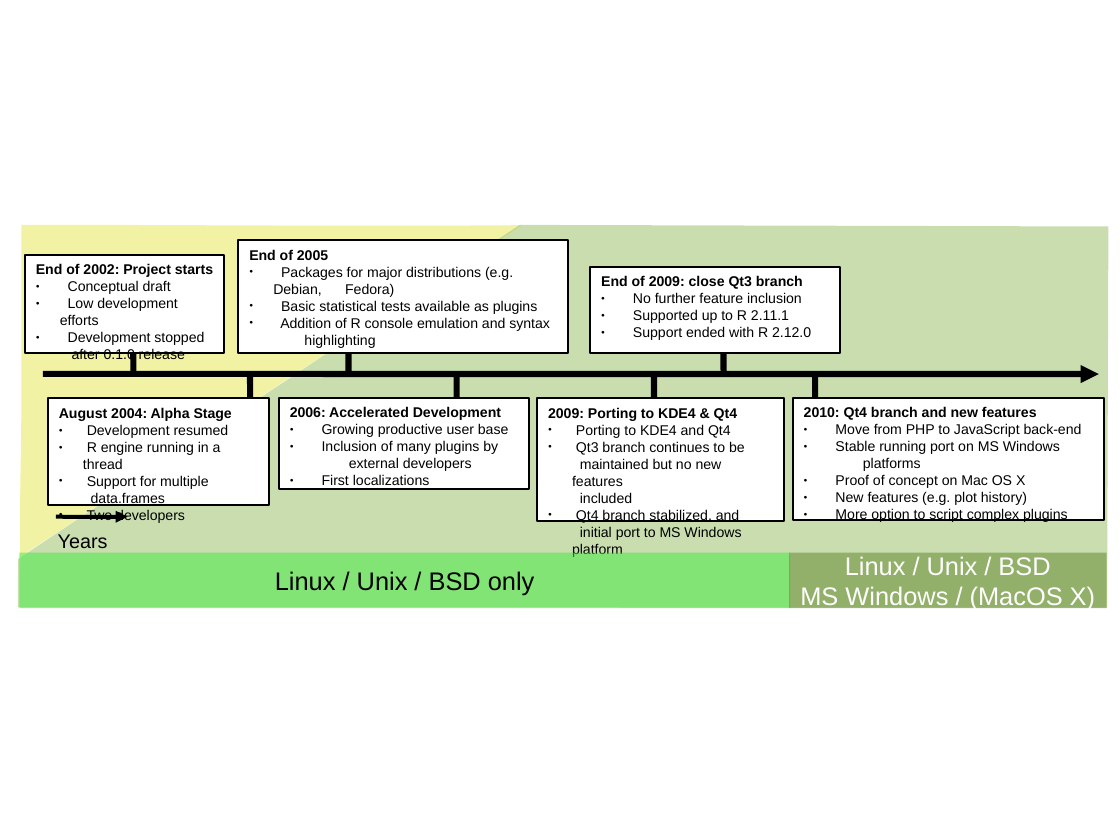
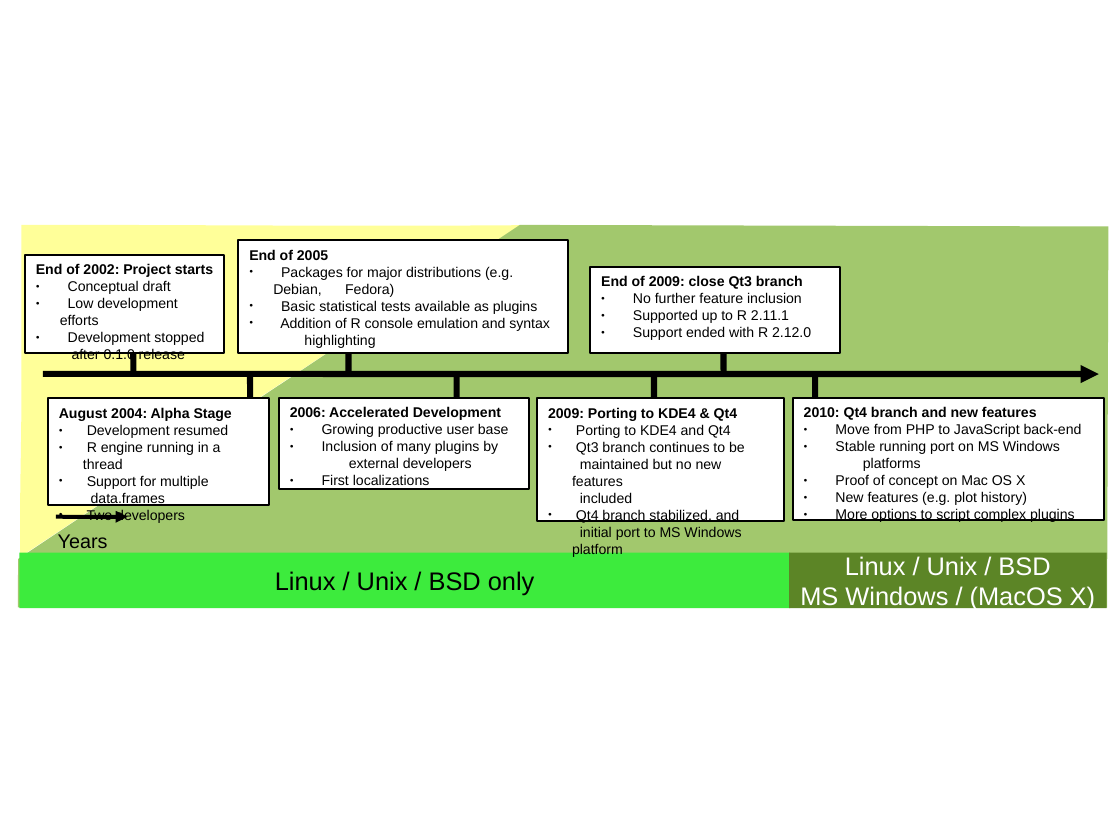
Before and after one commit to svn2github/rkward-svn-mirror, a slide deck: slide 1 of branches/jss_dec_10/FINAL_JSS_TEX/FINAL_splitted/figures/timeline.odp. Drawn at 1120x840 pixels with LibreOffice and Linux fonts; fonts in the diff are those of the drawing. Boxes give left, top, right and bottom in pixels: in the first picture for what was removed or moved away, otherwise in the second. Text is boxed around its words. In the diff, an @@ line names an element or a change of style, - is before the commit and + after.

```diff
--- a/branches/jss_dec_10/FINAL_JSS_TEX/FINAL_splitted/figures/timeline.odp
+++ b/branches/jss_dec_10/FINAL_JSS_TEX/FINAL_splitted/figures/timeline.odp
@@ freeform shape at (0,225,522,840): fill #E6E64C at 50% opacity to #FFFF99 @@
@@ freeform shape at (18,224,1109,608): fill #94BD5E at 50% opacity to #A2C86D @@
@@ text in rectangle at (835,508,1075,523): text changed @@
-● More option to script complex plugins
+● More options to script complex plugins
@@ rectangle "Linux / Unix / BSD ..." at (19,553,791,609): fill #3DEB3D at 50% opacity to #3DEB3D @@
@@ rectangle "Linux / Unix / BSD" at (790,553,1108,609): fill #5C8526 at 50% opacity to #5C8526 @@
```
Also in this commit, not shown: 1 other file.
